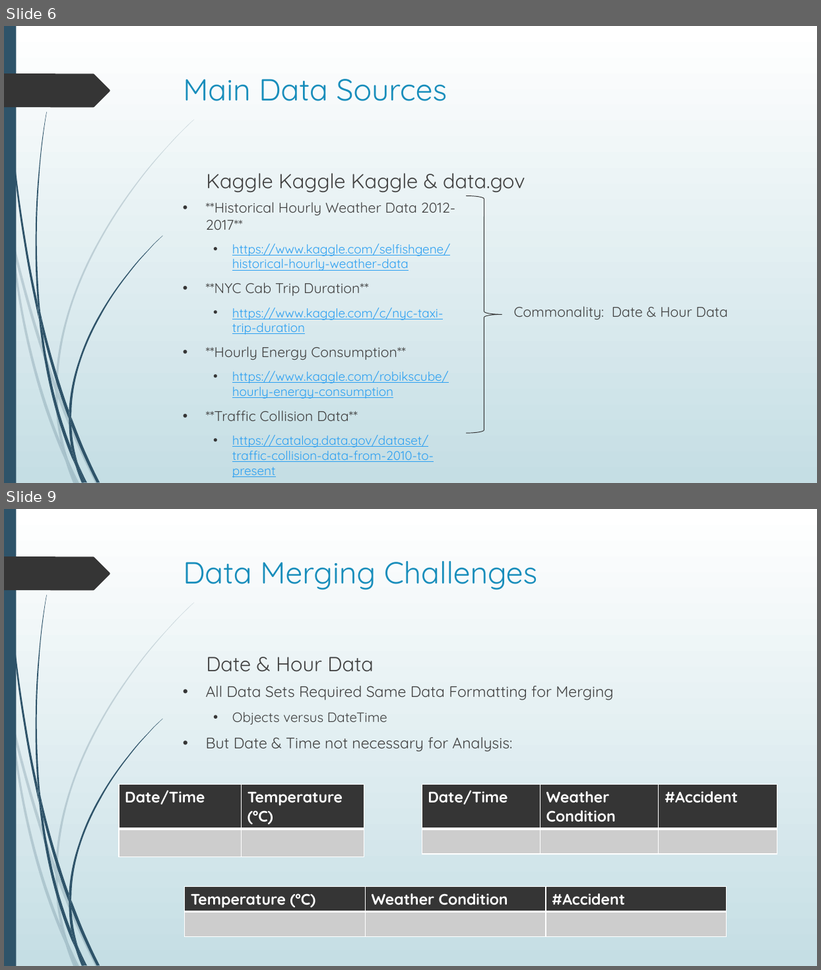
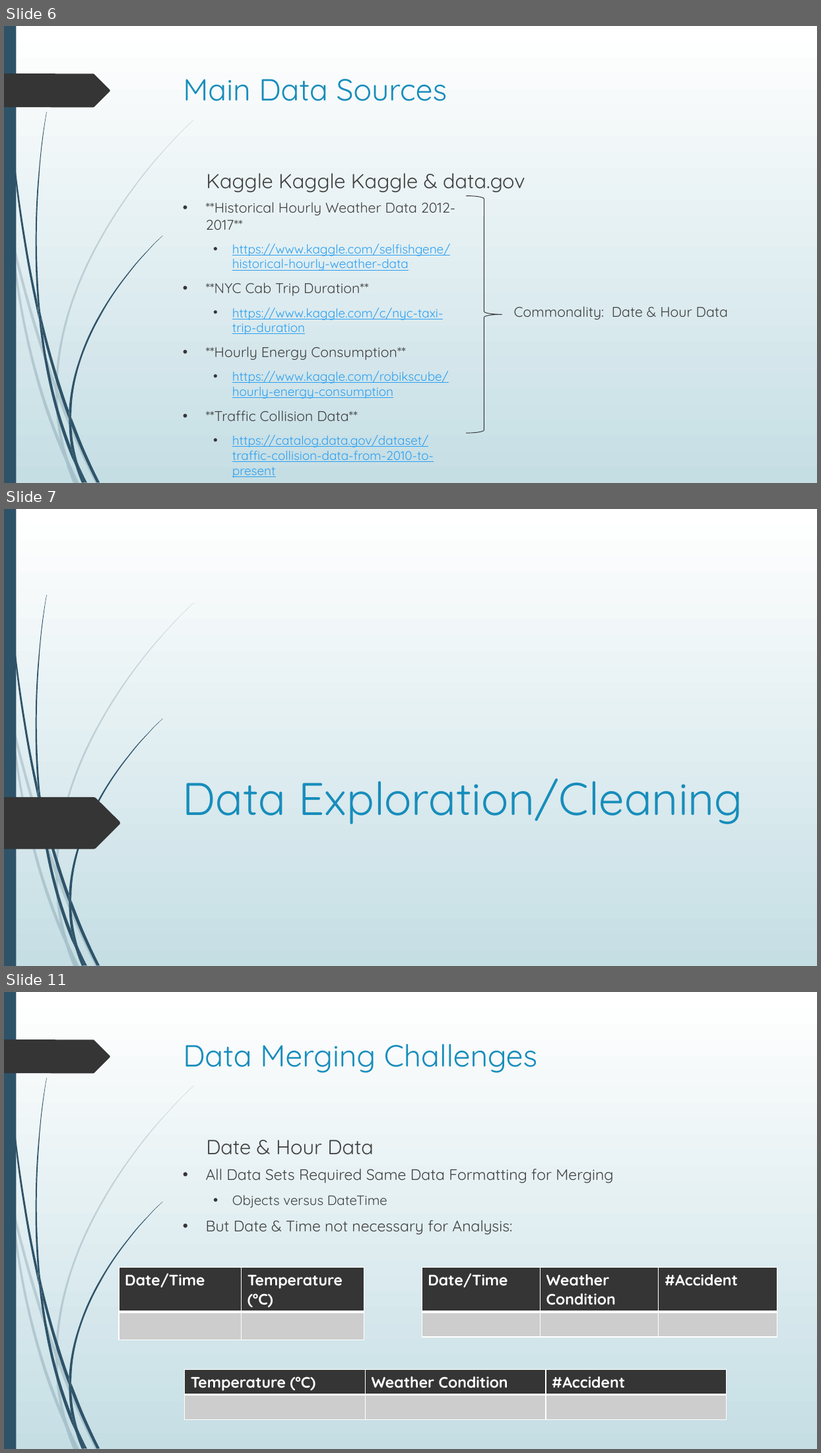
Before and after one commit to AmitChoudhary1392/Project-1_Team6, a slide deck: Project 1 - Group 6 Presentation.pptx. Shown one above the other, each under a label of ours: slides 6 and 9 before the commit, slides 6, 7 and 11 after it; the slides between them are not shown. The pictures are 821x970 and 821x1453 pixels, drawn with LibreOffice and Linux fonts; fonts in the diff are those of the drawing. Boxes give left, top, right and bottom in pixels: in the first picture for what was removed or moved away, otherwise in the second. Text is boxed around its words. In the diff, an @@ line names an element or a change of style, - is before the commit and + after.

```diff
--- a/Project 1 - Group 6 Presentation.pptx
+++ b/Project 1 - Group 6 Presentation.pptx
@@ slide 7 added at (4,509,817,966), background gradient #FFFFFF to #C5DEE5; not listed: 23 template elements that a slide beside it also shows @@
@@ title added at (183,778,743,824), 54 pt, text #178DBB @@
+Data Exploration/Cleaning
@@ freeform shape added at (4,797,121,850), fill #353535 @@
@@ what was slide 9 is now slide 11 @@
```
Also in this commit, not shown: 3 slides changed, 11 other slides added.
